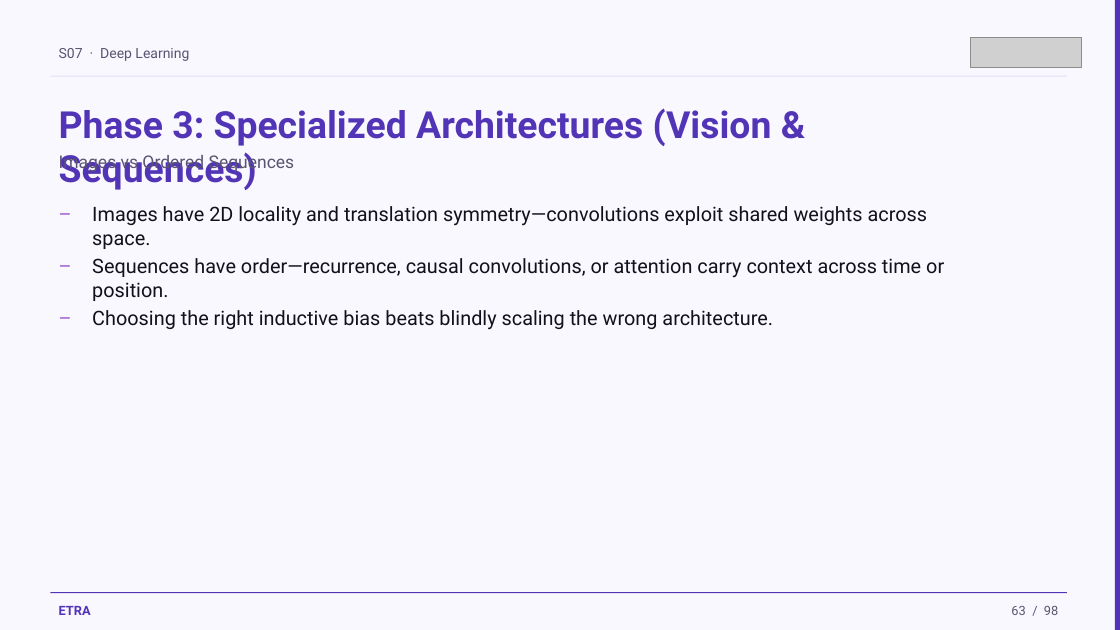
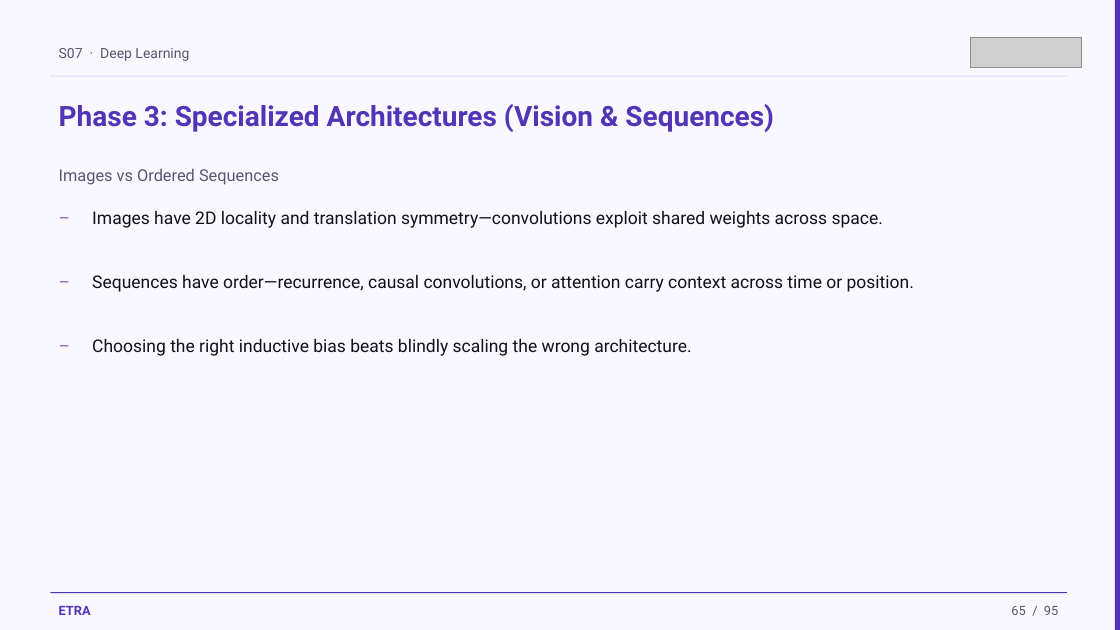
Before and after one commit to iksasa15/AI-ML, a slide deck: slide 65 of web-presentation/pdf-exports/Week2-Session1-Deep-Learning.pptx (slide 63 before the commit). Drawn at 1120x630 pixels with LibreOffice and Linux fonts; fonts in the diff are those of the drawing; grey boxes stand for pictures. Boxes give left, top, right and bottom in pixels: in the first picture for what was removed or moved away, otherwise in the second. Text is boxed around its words. In the diff, an @@ line names an element or a change of style, - is before the commit and + after.

Commit message:
feat: update Week 2, Session 1 PowerPoint and diagrams with new content on regularization techniques, including dropout and weight decay, and refine existing diagrams for improved educational clarity

```diff
--- a/web-presentation/pdf-exports/Week2-Session1-Deep-Learning.pptx
+++ b/web-presentation/pdf-exports/Week2-Session1-Deep-Learning.pptx
@@ text "Phase 3: Specialized Architectures (Vision ..." at (59,104,774,132): size 32 to 24 pt @@
@@ text "Images vs Ordered Sequences": place and size @@
-text "Images vs Ordered Sequences" at (59,152,295,173)
+text "Images vs Ordered Sequences" at (59,169,279,185)
@@ text "Images vs Ordered Sequences" at (59,169,279,185): size 15 to 14 pt @@
@@ text "–": place and size @@
-text "–" at (50,250,80,287)
+text "–" at (50,267,80,323)
@@ text "Sequences have order—recurrence, causal convolutions, ...": place and size @@
-text "Sequences have order—recurrence, causal convolutions, ..." at (92,258,944,301)
+text "Sequences have order—recurrence, causal convolutions, ..." at (92,275,914,292)
@@ size 17 to 15 pt in 6 elements at (92,211,883,228), (92,275,914,292), (92,339,691,356), (50,203,80,259), (50,267,80,323), (50,331,80,386) @@
@@ text "–": place and size @@
-text "–" at (50,302,80,339)
+text "–" at (50,331,80,386)
@@ text "Choosing the right inductive bias ...": place and size @@
-text "Choosing the right inductive bias ..." at (92,310,773,330)
+text "Choosing the right inductive bias ..." at (92,339,691,356)
@@ text at (1011,606,1058,615): text changed @@
-63 / 98
+65 / 95
```
Also in this commit, not shown: 93 other slides changed, 3 slides removed, 3 other files.
